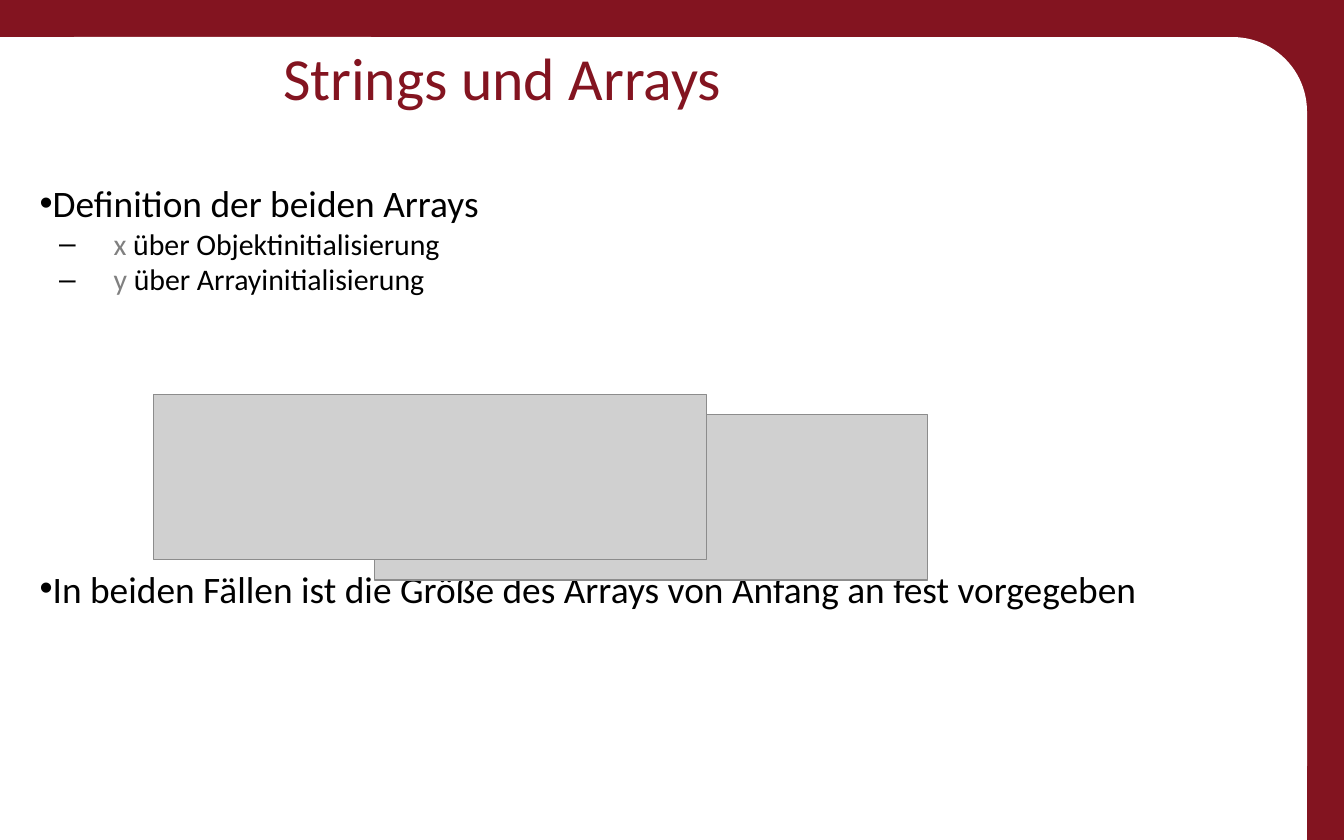
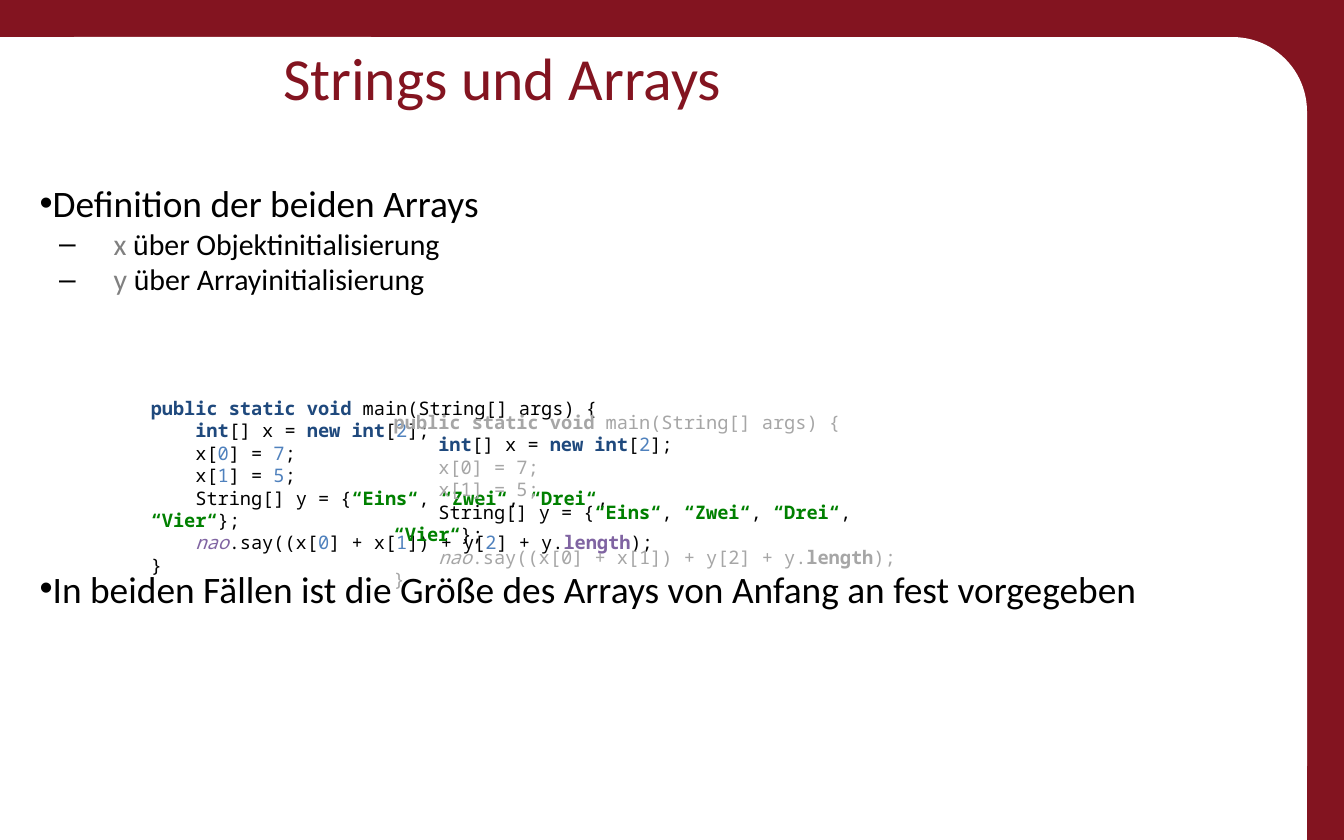
Before and after one commit to Roboscope/java-with-nao, a slide deck: slide 48 of Präsentationen/Anfänger - Java mit NAO.pptx. Drawn at 1344x840 pixels with LibreOffice and Linux fonts; fonts in the diff are those of the drawing; grey boxes stand for pictures; background and template pictures are left out. Boxes give left, top, right and bottom in pixels: in the first picture for what was removed or moved away, otherwise in the second. Text is boxed around its words. In the diff, an @@ line names an element or a change of style, - is before the commit and + after.

Commit message:
Presentation Pictures made to Text

```diff
--- a/Präsentationen/Anfänger - Java mit NAO.pptx
+++ b/Präsentationen/Anfänger - Java mit NAO.pptx
@@ text added at <box>151,400,672,555</box>, 10 pt, text #000000 @@
+public static void main(String[] args) {
+int[] x = new int[2];
+x[0] = 7;
+x[1] = 5;
+String[] y = {“Eins“, “Zwei“, “Drei“, “Vier“};
+nao.say((x[0] + x[1]) + y[2] + y.length);
+}
@@ text added at <box>151,411,896,569</box>, 10 pt, text #A6A6A6 @@
+public static void main(String[] args) {
+int[] x = new int[2];
+x[0] = 7;
+x[1] = 5;
+String[] y = {“Eins“, “Zwei“, “Drei“, “Vier“};
+nao.say((x[0] + x[1]) + y[2] + y.length);
+}
@@ picture removed at <box>153,394,707,559</box> @@
@@ picture removed at <box>374,415,927,581</box> @@
```
Also in this commit, not shown: 15 other slides changed, 1 slide removed.
